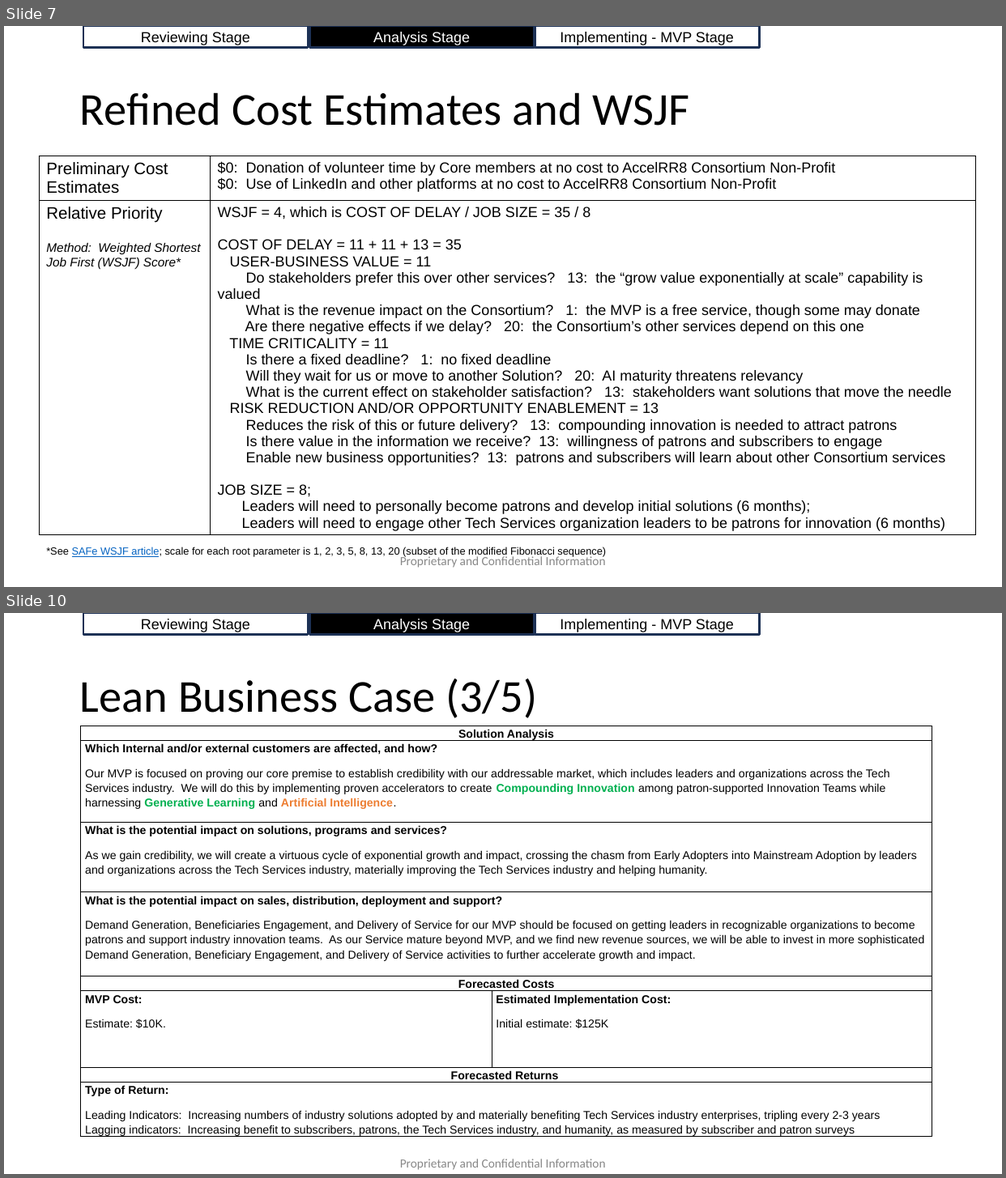
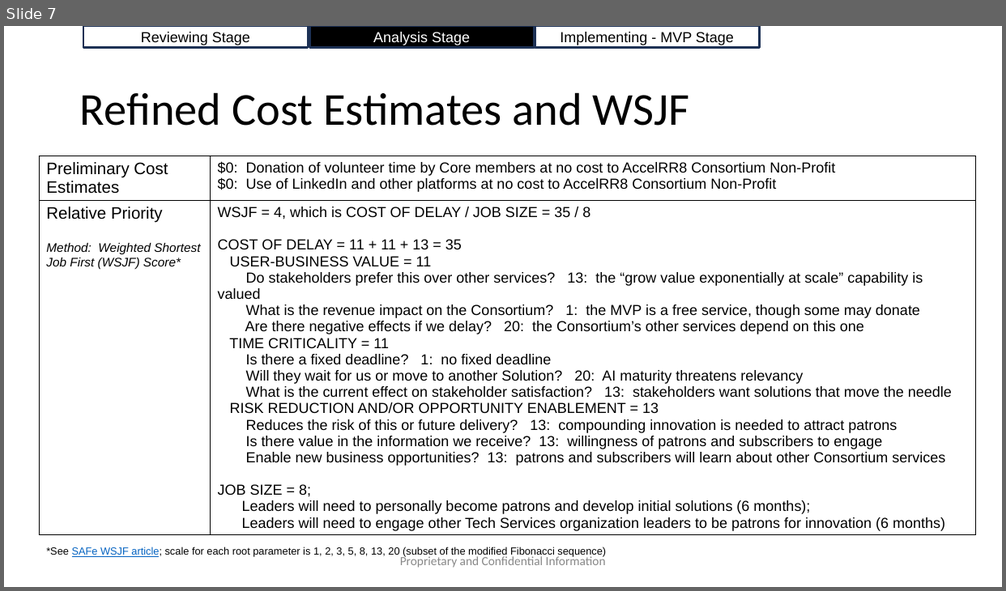
Before and after one commit to AccelRR8-Consortium-NonProfit/Management-Public, a slide deck: docs/2_Value_Creation/2a_Product/Industry_Innovation/Industry_Innovation_v1_Lean_Business_Case.pptx. Shown one above the other, each under a label of ours: slides 7 and 10 before the commit, slide 7 after it; the slides between them are not shown. The pictures are 1006x1178 and 1006x591 pixels, drawn with LibreOffice and Linux fonts; fonts in the diff are those of the drawing; background and template pictures are left out. Boxes give left, top, right and bottom in pixels: in the first picture for what was removed or moved away, otherwise in the second. Text is boxed around its words. In the diff, an @@ line names an element or a change of style, - is before the commit and + after.

Commit message:
Updated the Industry Innovation Deliverables Overview

```diff
--- a/docs/2_Value_Creation/2a_Product/Industry_Innovation/Industry_Innovation_v1_Lean_Business_Case.pptx
+++ b/docs/2_Value_Creation/2a_Product/Industry_Innovation/Industry_Innovation_v1_Lean_Business_Case.pptx
@@ slide 10 removed at <box>4,613,1002,1174</box>, background #FFFFFF @@
@@ rectangle removed at <box>83,613,308,635</box> @@
-Reviewing Stage
@@ rectangle removed at <box>309,613,534,635</box> @@
-Analysis Stage
@@ rectangle removed at <box>535,613,760,635</box> @@
-Implementing - MVP Stage
@@ title removed at <box>80,679,537,718</box> @@
-Lean Business Case (3/5)
@@ table removed at <box>81,726,932,1140</box>, 8 rows, 2 columns @@
-Solution Analysis | 
-Which Internal and/or external customers are affected, and how? / Our MVP is focused on proving our core premise to establish credibility with our addressable market, which includes leaders and organizations across the Tech Services industry. We will do this by implementing proven accelerators to create Compounding Innovation among patron-supported Innovation Teams while harnessing Generative Learning and Artificial Intelligence. | 
-What is the potential impact on solutions, programs and services? / As we gain credibility, we will create a virtuous cycle of exponential growth and impact, crossing the chasm from Early Adopters into Mainstream Adoption by leaders and organizations across the Tech Services industry, materially improving the Tech Services industry and helping humanity. | 
-What is the potential impact on sales, distribution, deployment and support? / Demand Generation, Beneficiaries Engagement, and Delivery of Service for our MVP should be focused on getting leaders in recognizable organizations to become patrons and support industry innovation teams. As our Service mature beyond MVP, and we find new revenue sources, we will be able to invest in more sophisticated Demand Generation, Beneficiary Engagement, and Delivery of Service activities to further accelerate growth and impact. | 
-Forecasted Costs | 
-MVP Cost: / Estimate: $10K. | Estimated Implementation Cost: / Initial estimate: $125K
-Forecasted Returns | 
-Type of Return: / Leading Indicators: Increasing numbers of industry solutions adopted by and materially benefiting Tech Services industry enterprises, tripling every 2-3 years Lagging indicators: Increasing benefit to subscribers, patrons, the Tech Services industry, and humanity, as measured by subscriber and patron surveys | 
@@ text removed at <box>400,1159,606,1170</box> @@
-Proprietary and Confidential Information
```
Also in this commit, not shown: 2 slides changed, 3 other slides removed, 6 other files.
